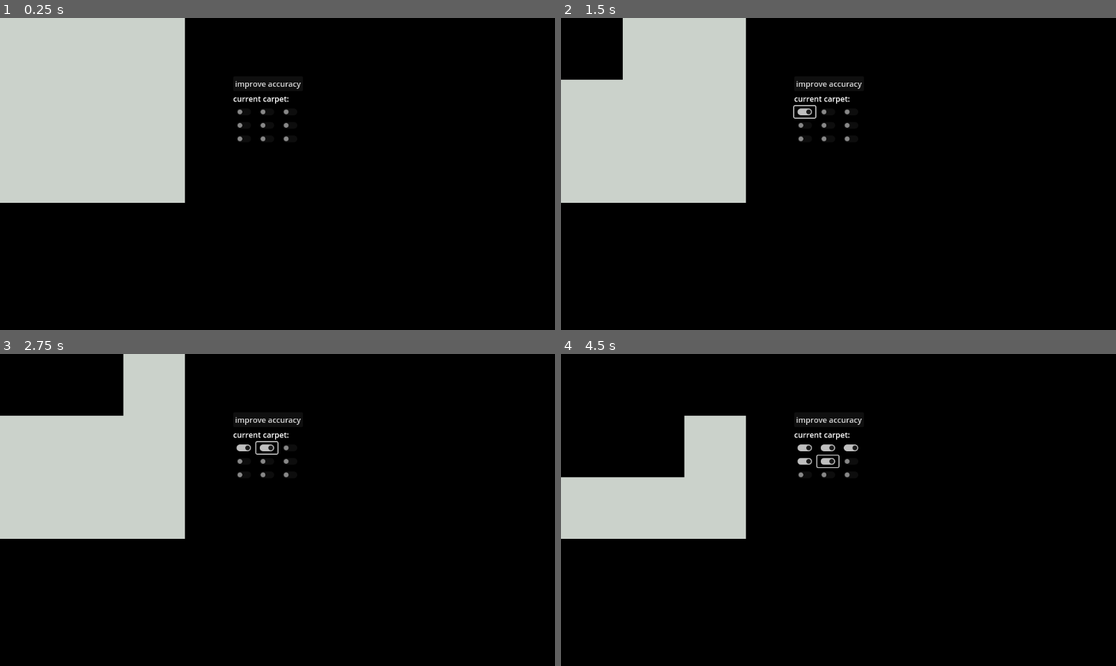
Above: before the commit, frames 1-4 (two rows, left to right).
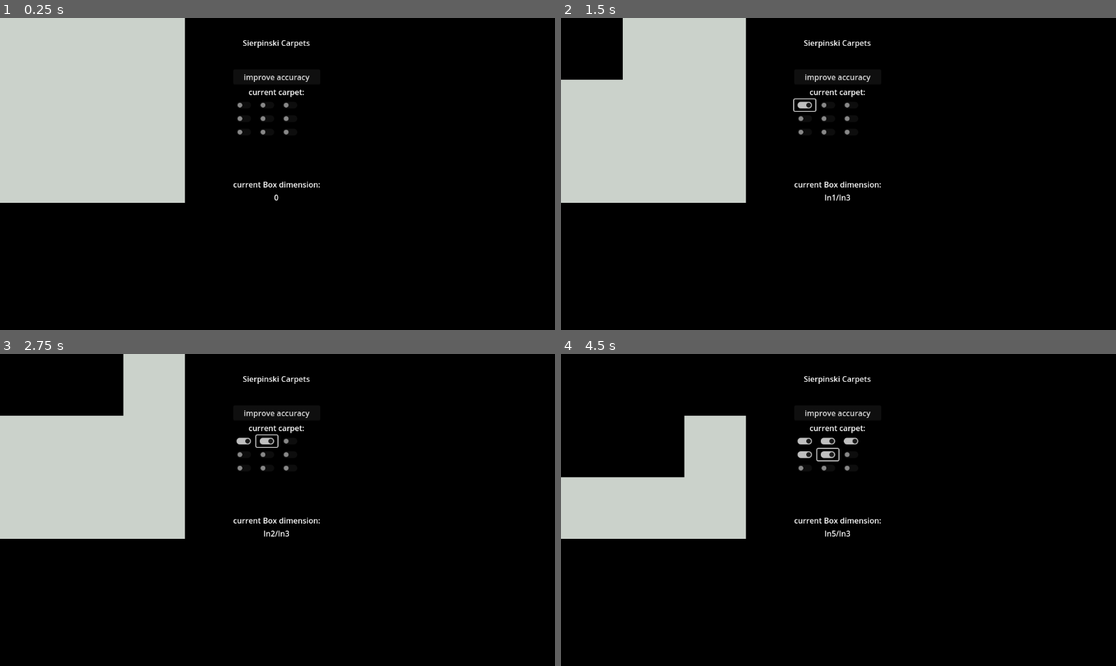
Above: after the commit, the same moments.

Repository: Anomasie/SierpinskiCarpets
Game: Godot game, scene res://carpets/Screen.tscn
Two runs of this game, one before a commit and one after it. Both use one fixed random seed, a clock stepped at 60 frames per second and the inputs below.
Inputs (mouse positions are in pixels of both pictures, inside the frame that each line leads up to; where the layout moved, square brackets give the same spot in the first picture):
- Up to frame 1 (0.25 s): no input
- Up to frame 2 (1.5 s): click "improve accuracy" at 0.5 s; click (805, 105) [805, 111] at 1.25 s
- Up to frame 3 (2.75 s): click (266, 441) [266, 447] at 2 s
- Up to frame 4 (4.5 s): click (849, 441) [849, 447] at 2.75 s; click (805, 453) [805, 460] at 3.5 s; click (827, 453) [827, 460] at 4.25 s

The runs differ from the first frame. In frame 1, 1.0% of the frame differs, in the area x 42-58%, y 7-59%; in frame 2, 1.1%; in frame 3, 1.2%; in frame 4, 1.5%.

Commit message:
added dimension label

Diff:
--- a/carpets/GUICarpets.gd
+++ b/carpets/GUICarpets.gd
@@ -2,6 +2,7 @@
 
 @onready var Carpet = $Carpet # actual carpet
 @onready var CurrentCarpet = $Options/CurrentCarpet # options on the right
+@onready var BoxDim = $Options/BoxDim
 
 func _ready():
 	_on_current_carpet_new_carpet()
@@ -10,5 +11,16 @@
 	Carpet.insert_self()
 
 func _on_current_carpet_new_carpet():
-	print(CurrentCarpet.marked_cells())
-	Carpet.load_coding(CurrentCarpet.marked_cells())
+	var marked_cells = CurrentCarpet.marked_cells()
+	Carpet.load_coding(marked_cells)
+	# box dimension
+	## if no marked cells: 0
+	if len(marked_cells) == 0:
+		BoxDim.text = "0"
+	elif len(marked_cells) == Carpet.columns:
+		BoxDim.text = "1"
+	## if all cells marked: full dimension
+	elif len(marked_cells) == Carpet.columns ** 2:
+		BoxDim.text = "2"
+	else:
+		BoxDim.text = "ln" + str(len(marked_cells)) + "/ln" + str(Carpet.columns)
--- a/carpets/Screen.tscn
+++ b/carpets/Screen.tscn
@@ -9,6 +9,7 @@
 offset_bottom = 40.0
 
 [node name="GUI" type="HBoxContainer" parent="."]
+custom_minimum_size = Vector2(800, 0)
 layout_mode = 2
 theme_override_constants/separation = 100
 script = ExtResource("1_ysbi1")
@@ -18,7 +19,14 @@
 
 [node name="Options" type="VBoxContainer" parent="GUI"]
 layout_mode = 2
-size_flags_vertical = 4
+size_flags_horizontal = 4
+
+[node name="Panel" type="Label" parent="GUI/Options"]
+layout_mode = 2
+size_flags_vertical = 3
+text = "Sierpinski Carpets"
+horizontal_alignment = 1
+vertical_alignment = 1
 
 [node name="Button" type="Button" parent="GUI/Options"]
 layout_mode = 2
@@ -27,6 +35,7 @@
 [node name="Label" type="Label" parent="GUI/Options"]
 layout_mode = 2
 text = "current carpet:"
+horizontal_alignment = 1
 
 [node name="CurrentCarpet" type="GridContainer" parent="GUI/Options"]
 layout_mode = 2
@@ -60,5 +69,18 @@
 [node name="Q9" type="CheckButton" parent="GUI/Options/CurrentCarpet"]
 layout_mode = 2
 
+[node name="BoxDimLabel" type="Label" parent="GUI/Options"]
+layout_mode = 2
+size_flags_vertical = 10
+text = "current Box dimension:"
+vertical_alignment = 1
+
+[node name="BoxDim" type="Label" parent="GUI/Options"]
+layout_mode = 2
+size_flags_vertical = 8
+text = "ln3/ln2"
+horizontal_alignment = 1
+vertical_alignment = 1
+
 [connection signal="pressed" from="GUI/Options/Button" to="GUI" method="_on_button_pressed"]
 [connection signal="new_carpet" from="GUI/Options/CurrentCarpet" to="GUI" method="_on_current_carpet_new_carpet"]
Binary file removed: assets/def_cat.aseprite
Binary file added: assets/favicon.aseprite
